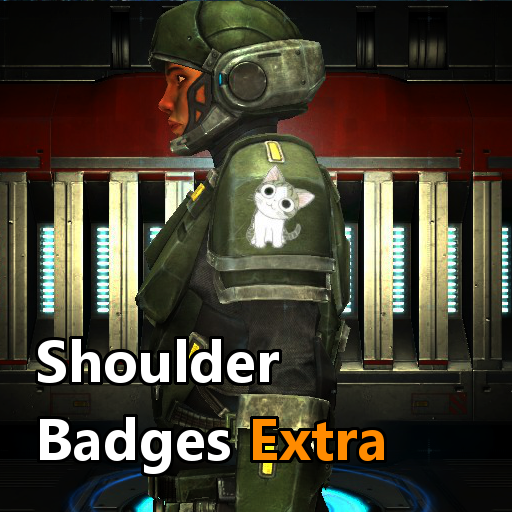
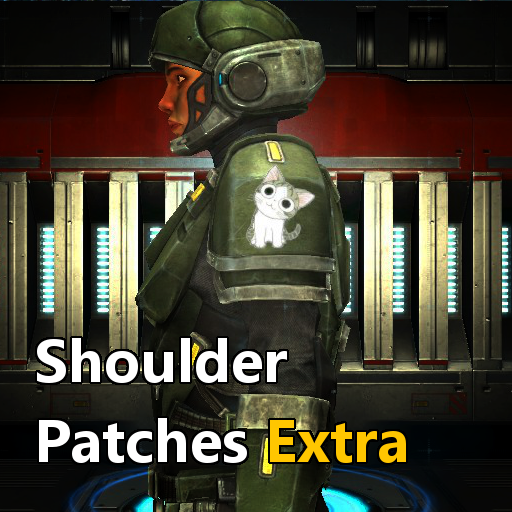
Layers edited between the first and the second 512px x 512px image:
removed layer "Layer #1" over [35, 336, 387, 477]
added layer "Shoulder ..." above "Layer" over [37, 338, 406, 463]
added layer "Layer" above "preview.jpg" over [35, 336, 408, 465]
